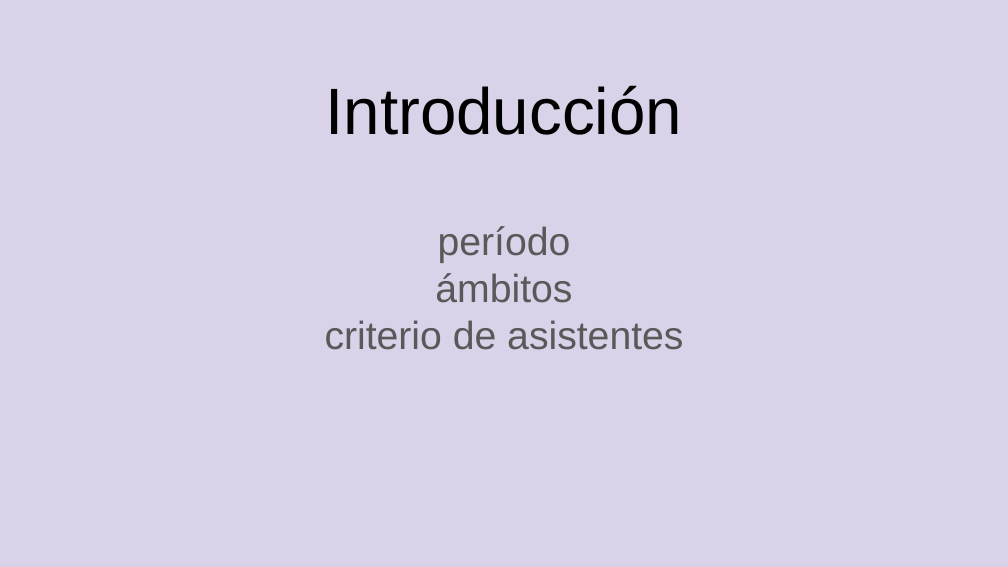
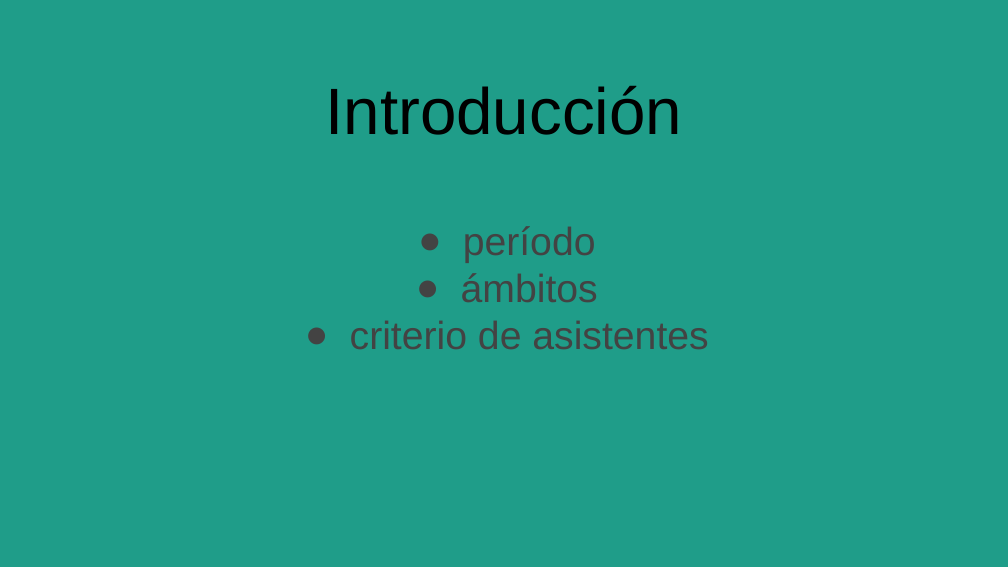
Before and after one commit to marosor/Festivales_Bcn, a slide deck: slide 2 of SRC/Presentacion_Como_cuanto_festivalea_Barcelona.pptx. Drawn at 1008x567 pixels with LibreOffice and Linux fonts; fonts in the diff are those of the drawing. Boxes give left, top, right and bottom in pixels: in the first picture for what was removed or moved away, otherwise in the second. Text is boxed around its words. In the diff, an @@ line names an element or a change of style, - is before the commit and + after.

```diff
--- a/SRC/Presentacion_Como_cuanto_festivalea_Barcelona.pptx
+++ b/SRC/Presentacion_Como_cuanto_festivalea_Barcelona.pptx
@@ background #D9D2E9 to #1F9D89 @@
@@ subtitle "período" at box(350, 226, 708, 349): text colour #595959 to #434343; bullet none to ● @@
```
Also in this commit, not shown: 12 other slides changed, 6 slides added.
